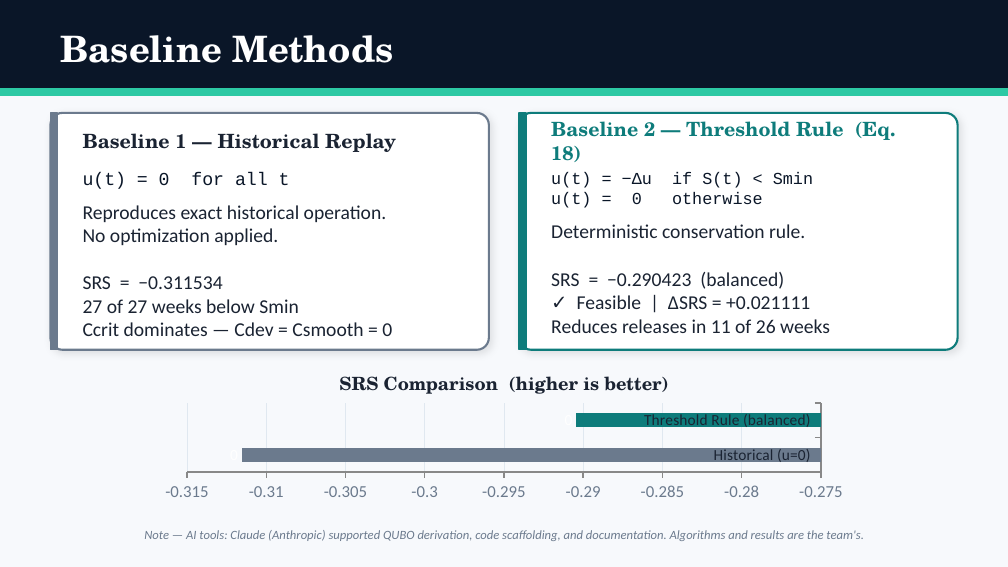
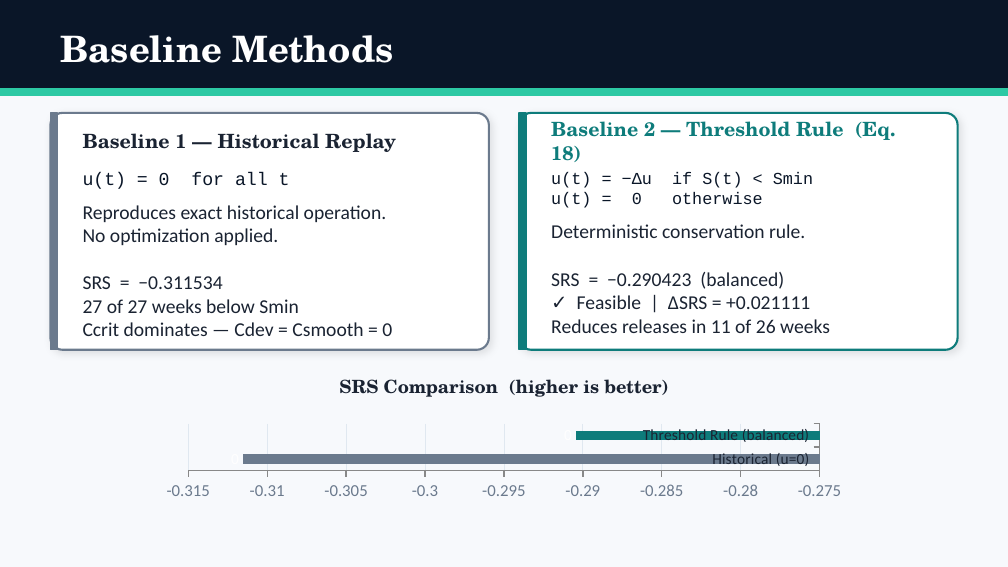
Before and after one commit to Hackathon-Puebla-2026/Equipo_04, a slide deck: slide 4 of Equipo04_FalconChallenge.pptx. Drawn at 1008x567 pixels with LibreOffice and Linux fonts; fonts in the diff are those of the drawing. Boxes give left, top, right and bottom in pixels: in the first picture for what was removed or moved away, otherwise in the second. Text is boxed around its words. In the diff, an @@ line names an element or a change of style, - is before the commit and + after.

```diff
--- a/Equipo04_FalconChallenge.pptx
+++ b/Equipo04_FalconChallenge.pptx
@@ bar chart at box(151, 401, 857, 504) @@
@@ plot area changed @@
@@ text removed at box(144, 530, 863, 541) @@
-Note — AI tools: Claude (Anthropic) supported QUBO derivation, code scaffolding, and documentation. Algorithms and results are the team's.
```
Also in this commit, not shown: 3 other slides changed, 5 slides added, 1 slide removed.
